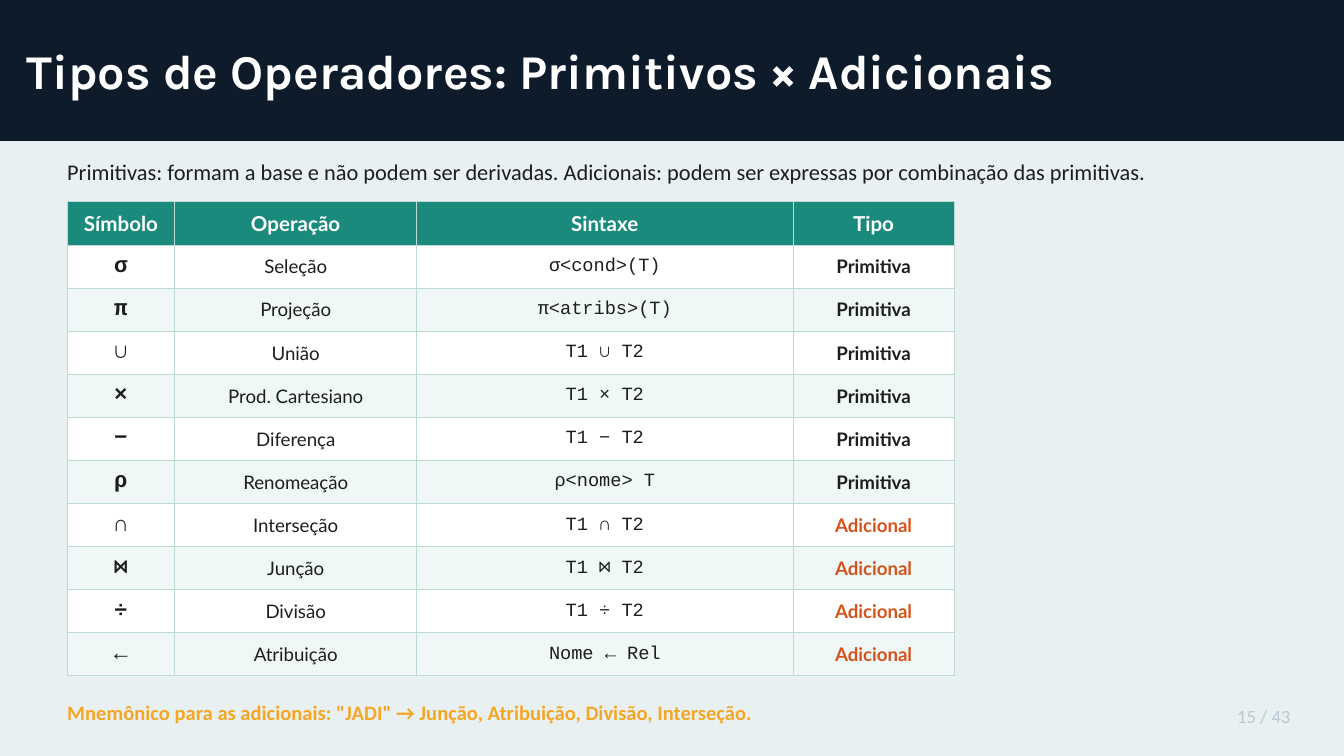
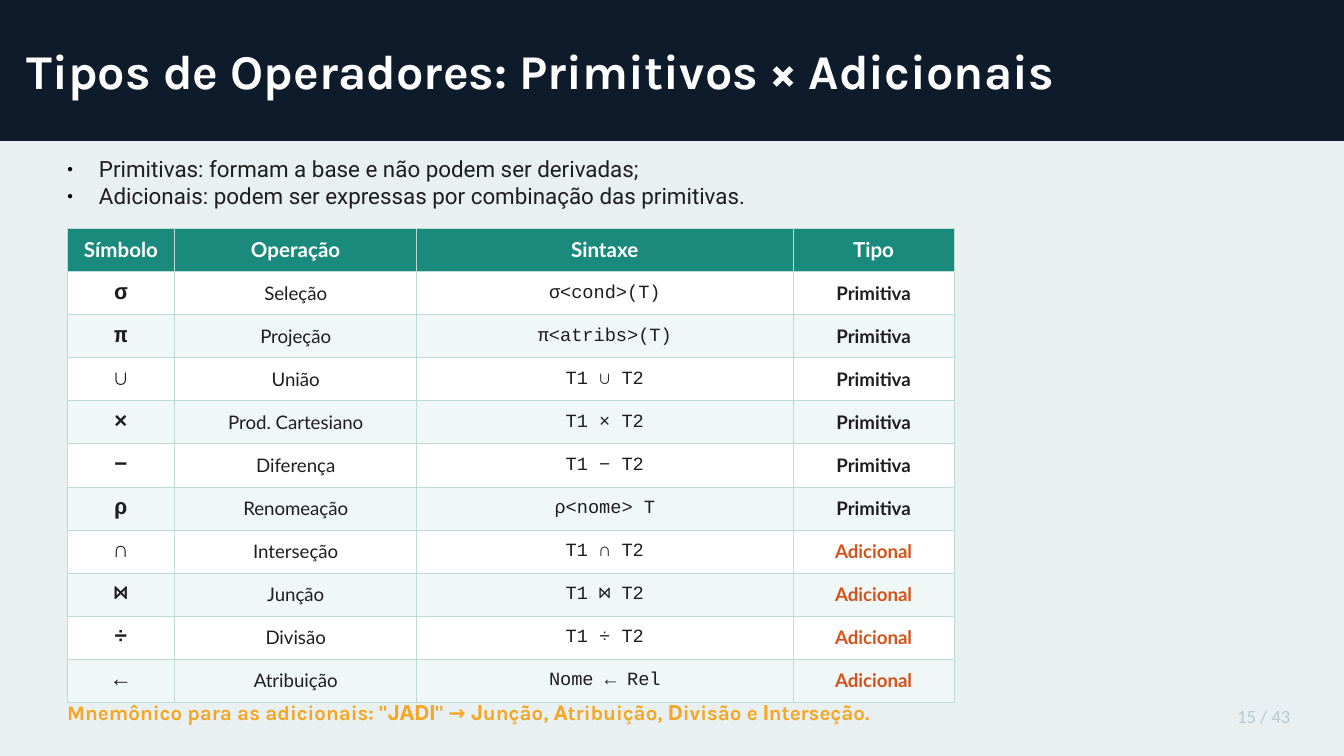
Before and after one commit to patrickaraujo/disc_BD, a slide deck: slide 17 of ARQ09/Bloco1/Algebra_Relacional_Teoria_e_Exercicios_v2.odp. Drawn at 1344x756 pixels with LibreOffice and Linux fonts; fonts in the diff are those of the drawing. Boxes give left, top, right and bottom in pixels: in the first picture for what was removed or moved away, otherwise in the second. Text is boxed around its words. In the diff, an @@ line names an element or a change of style, - is before the commit and + after.

```diff
--- a/ARQ09/Bloco1/Algebra_Relacional_Teoria_e_Exercicios_v2.odp
+++ b/ARQ09/Bloco1/Algebra_Relacional_Teoria_e_Exercicios_v2.odp
@@ text at bbox=[99, 160, 745, 209]: text changed; font Calibri to Roboto @@
-Primitivas: formam a base e não podem ser derivadas. Adicionais: podem ser expressas por combinação das primitivas.
+● Primitivas: formam a base e não podem ser derivadas;
+● Adicionais: podem ser expressas por combinação das primitivas.
@@ table: place and size @@
-table at bbox=[67, 202, 954, 669]
+table at bbox=[67, 228, 954, 695]
@@ text at bbox=[67, 701, 869, 725]: text changed; font Calibri to Karla @@
-Mnemônico para as adicionais: "JADI" → Junção, Atribuição, Divisão, Interseção.
+Mnemônico para as adicionais: "JADI" → Junção, Atribuição, Divisão e Interseção.
```
Also in this commit, not shown: 11 other slides changed, 1 other file.
